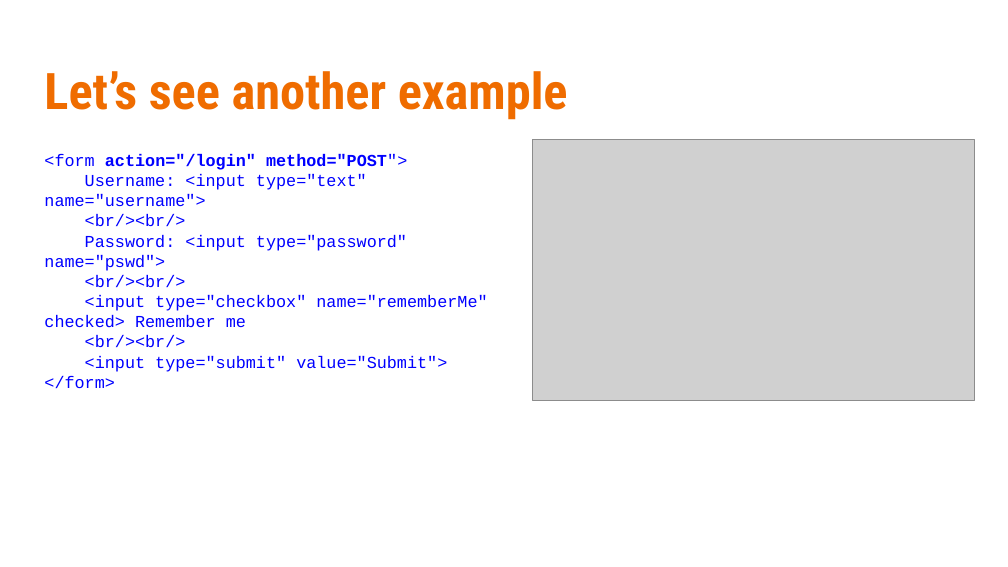
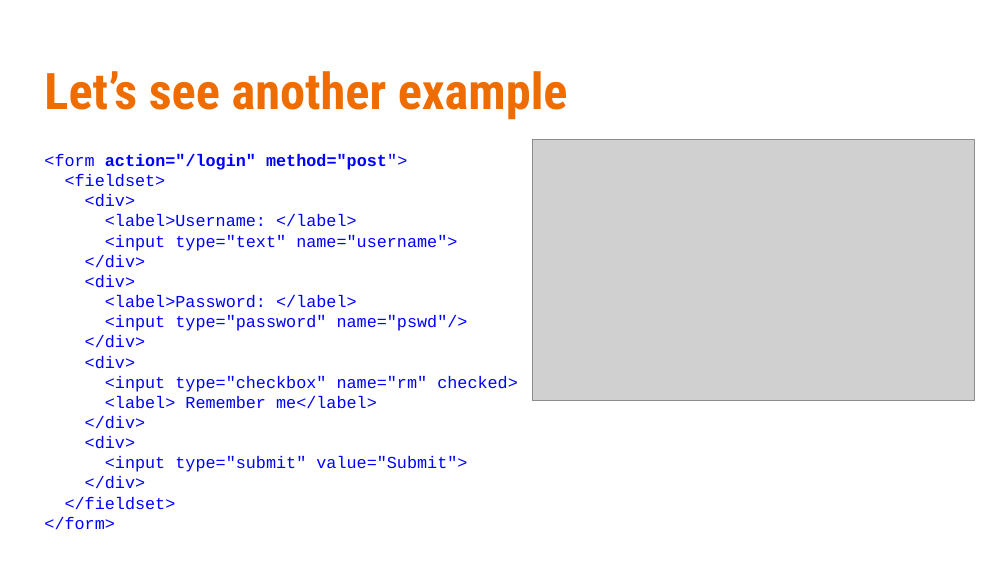
Before and after one commit to linkedin/high-school-trainee, a slide deck: slide 6 of Week_2/Lectures/2.3_JavaScript_Forms_and_JSON.pptx. Drawn at 1008x567 pixels with LibreOffice and Linux fonts; fonts in the diff are those of the drawing; grey boxes stand for pictures. Boxes give left, top, right and bottom in pixels: in the first picture for what was removed or moved away, otherwise in the second. Text is boxed around its words. In the diff, an @@ line names an element or a change of style, - is before the commit and + after.

```diff
--- a/Week_2/Lectures/2.3_JavaScript_Forms_and_JSON.pptx
+++ b/Week_2/Lectures/2.3_JavaScript_Forms_and_JSON.pptx
@@ text at (44,153,518,510): text changed @@
-<form action="/login" method="POST">
-Username: <input type="text" name="username">
-<br/><br/>
-Password: <input type="password" name="pswd">
-<br/><br/>
-<input type="checkbox" name="rememberMe" checked> Remember me
-<br/><br/>
-<input type="submit" value="Submit">
-</form>
+<form action="/login" method="post">
+<fieldset>
+<div>
+<label>Username: </label>
+<input type="text" name="username">
+</div>
+<div>
+<label>Password: </label>
+<input type="password" name="pswd"/>
+</div>
+<div>
+<input type="checkbox" name="rm" checked>
+<label> Remember me</label>
+</div>
+<div>
+<input type="submit" value="Submit">
+</div>
+</fieldset>
+</form>
```
Also in this commit, not shown: 5 other slides changed, 1 slide removed, 16 other files.
